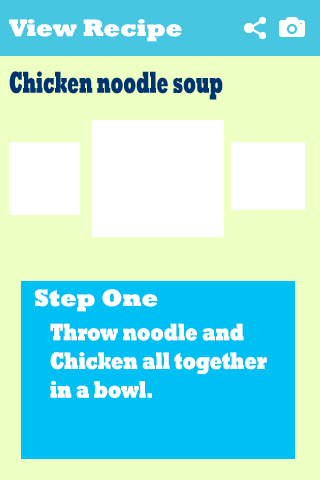
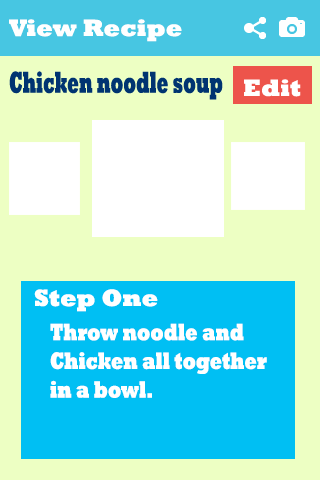
Layers edited between the first and the second 320 × 480 image:
added layer "Edit" above "camera" over (244, 79, 301, 97)
painted on "camera" over (233, 66, 312, 104)
